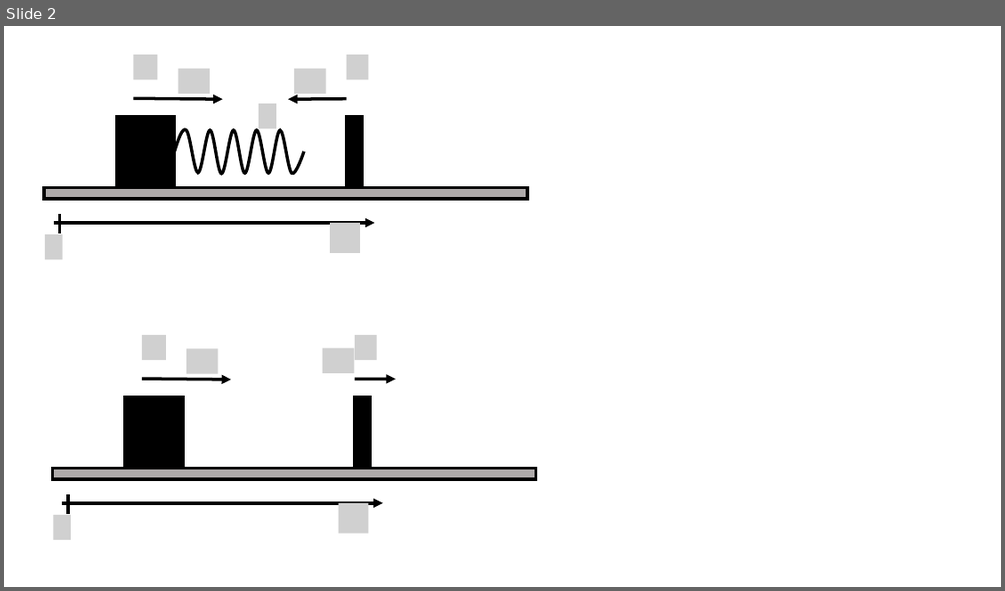
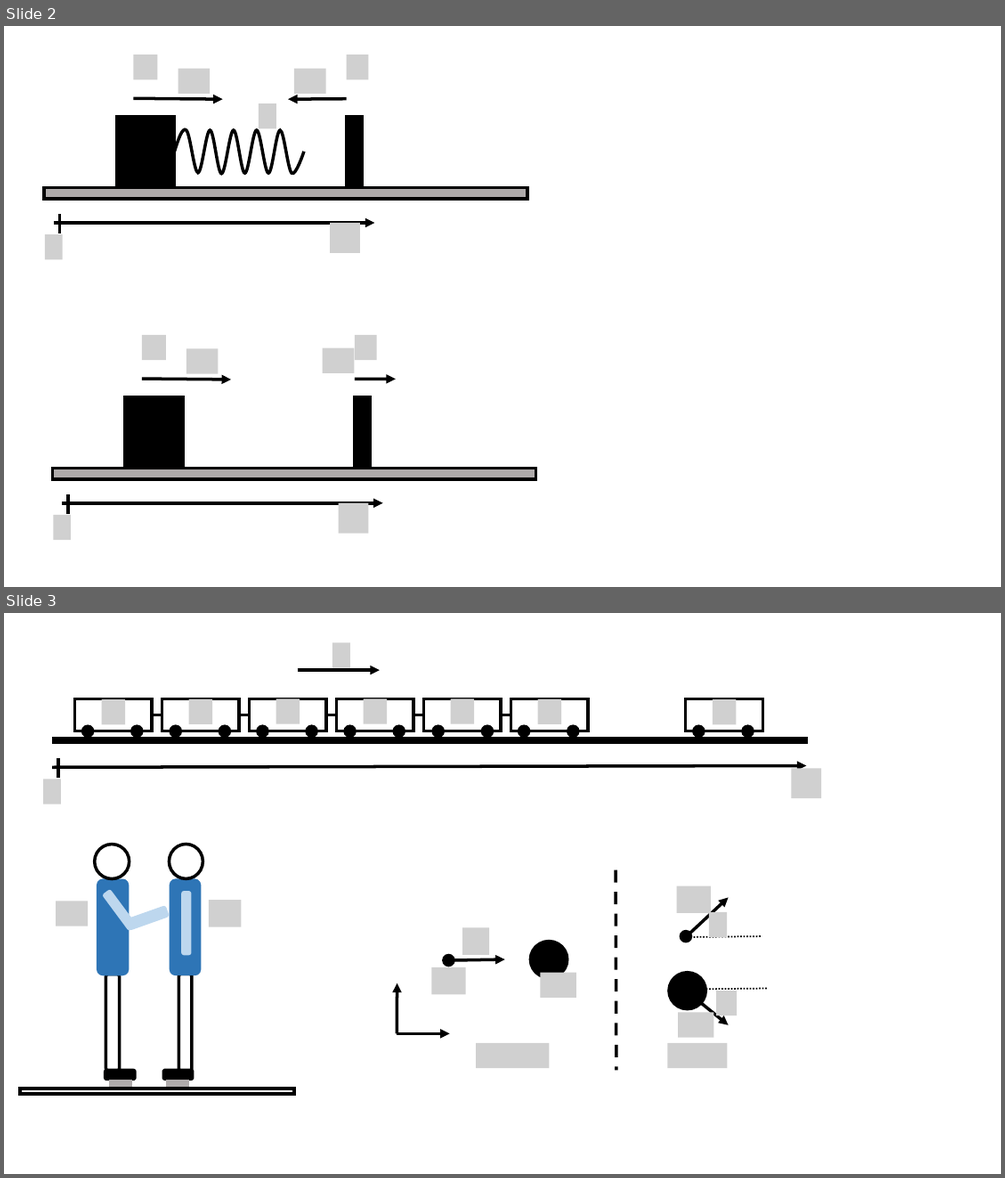
Before and after one commit to OSTP/PhysicsArtofModelling, a slide deck: tex/figures/MomentumAndCM/Figures.pptx. Shown one above the other, each under a label of ours: slide 2 before the commit, slides 2 and 3 after it. The pictures are 1005x591 and 1005x1178 pixels, drawn with LibreOffice and Linux fonts; fonts in the diff are those of the drawing; grey boxes stand for pictures; background and template pictures are left out. Boxes give left, top, right and bottom in pixels: in the first picture for what was removed or moved away, otherwise in the second. Text is boxed around its words. In the diff, an @@ line names an element or a change of style, - is before the commit and + after.

```diff
--- a/tex/figures/MomentumAndCM/Figures.pptx
+++ b/tex/figures/MomentumAndCM/Figures.pptx
@@ slide 3 added at [4,613,1001,1174], background #FFFFFF @@
@@ group added at [44,643,821,804]: 14 ellipses, 10 pictures, 8 rectangles, 6 lines, 2 arrows @@
@@ group added at [20,844,294,1094]: 9 rounded rectangles, 3 rectangles, 2 ellipses, 2 pictures @@
@@ group added at [396,869,767,1070]: 9 pictures, 5 arrows, 4 ellipses, 3 lines @@
```
Also in this commit, not shown: 2 other slides added, 8 other files.
